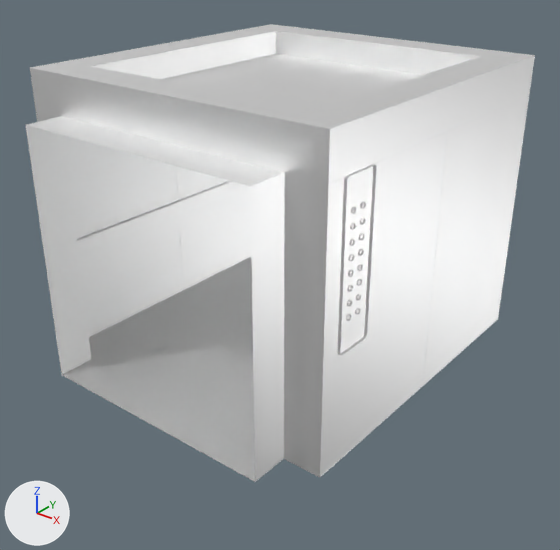
An edit to the FBX model IA - Virtual Court Room/Assets/Prefabs/Vico_Object_Elevator.fbx, drawn before and after from the same camera.
The view is the same before and after, from a 50 mm camera at (3.57, -4.61, 3.38) aimed at (0.16, -0.34, 0.73). The axes (+X, +Y, +Z) are drawn at lower left. The lights are the same throughout. Where no turn or scale is listed for an object, it has been applied to the vertices.

Objects in the first picture: 'Elevator_Case'.
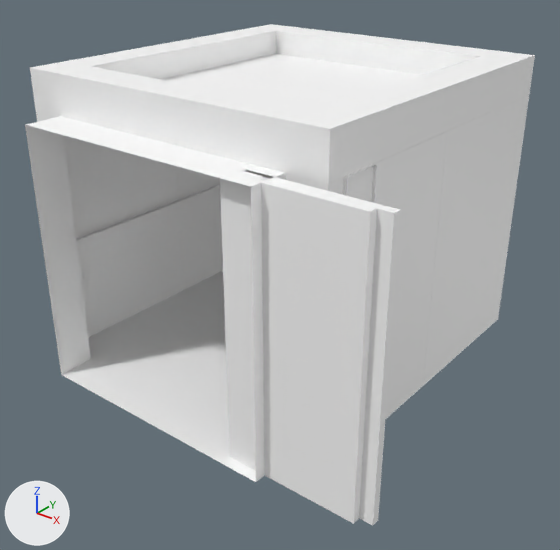
Edits to the bpy script that builds the scene:
```text
Add img_tex_2k_elevator_normal_jpg:
    img_tex_2k_elevator_normal_jpg = load_image('Tex_2k_Elevator_NORMAL.jpg', 'Material/NewTextures/Tex_2k_Elevator_NORMAL.jpg', 2048, 2048, 'Non-Color')
Add mat_elevator_material:
    mat_elevator_material = bpy.data.materials.new('Elevator_Material')
    # colours: white #ffffff
    # uses the picture img_tex_2k_elevator_normal_jpg
Change me_cube_038:
    used by ob_elevator_case; location = (0.0, 0.0, 0.0)
    remove me_cube_038.from_pydata(...)  # 4077 vertices, 3356 faces; spans x -1.3..1.32, y -1.64..1.64, z 0.0..2.3
    remove me_cube_038.materials.append(mat_elevator_light)  # white #e7e7e7
    remove me_cube_038.materials.append(mat_elevator_plastik)  # white #ffffff
    add me_cube_038.from_pydata(...)  # 4301 vertices, 3572 faces; spans x -1.3..1.8, y -1.64..1.64, z 0.0..2.3
    me_cube_038 part 1: a new loose piece of 56 vertices spanning x 0.7..1.7, y -1.56..-1.5, z 0.0..2.0, in mat_elevator_material
    me_cube_038 part 2: a new loose piece of 56 vertices spanning x 0.8..1.8, y -1.5..-1.44, z 0.0..2.0, in mat_elevator_material
    me_cube_038 part 3
    20 faces are deleted
    20 new faces join them
    me_cube_038 part 4
    19 faces are deleted
    19 new faces join them
    me_cube_038 part 5: 2570 faces spanning x -1.3..1.31, y -1.64..1.64, z 0.0..2.3 switch from mat_elevator_metal (white #ffffff) to mat_elevator_material
    me_cube_038 part 6: 236 faces spanning x 1.25..1.32, y -1.35..1.35, z 0.68..2.0 switch from mat_elevator_metal_001 (white #ffffff) to mat_elevator_material
    me_cube_038 part 7: 54 faces spanning x -1.0..1.0, y -1.05..1.05, z 2.1..2.3 switch from mat_elevator_plastik_001 (white #ffffff) to mat_elevator_material
```

Where the change shows, as pixel boxes (x1, y1, x2, y2) in the pictures (560 x 550 px; the box of a moved part takes in the faces that stretch with it):
'Elevator_Case', reshaped (9% taller): before (26, 24, 535, 482); after (25, 24, 535, 525)
part 1 of me_cube_038, added: after (220, 169, 377, 524)
part 2 of me_cube_038, added: after (241, 170, 401, 525)
part 3 of me_cube_038, moved or reshaped (not visible afterwards): before (315, 353, 319, 389)
part 4 of me_cube_038, moved or reshaped: before (77, 182, 250, 269); after (76, 186, 221, 269)
part 5 of me_cube_038, recoloured: (26, 24, 535, 482) in both
part 6 of me_cube_038, recoloured: before (337, 164, 377, 356); after (343, 164, 377, 203)
part 7 of me_cube_038, recoloured: (92, 31, 481, 109) in both
